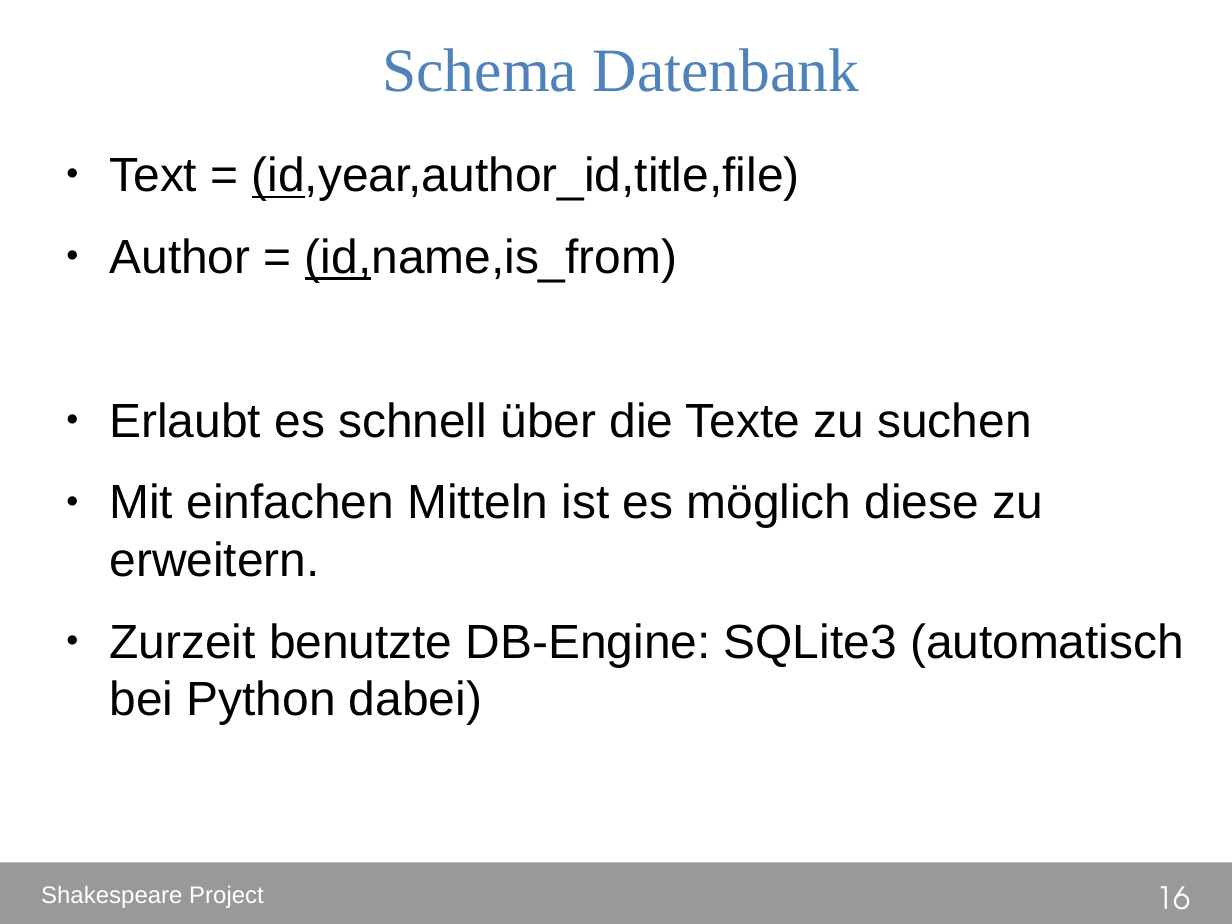
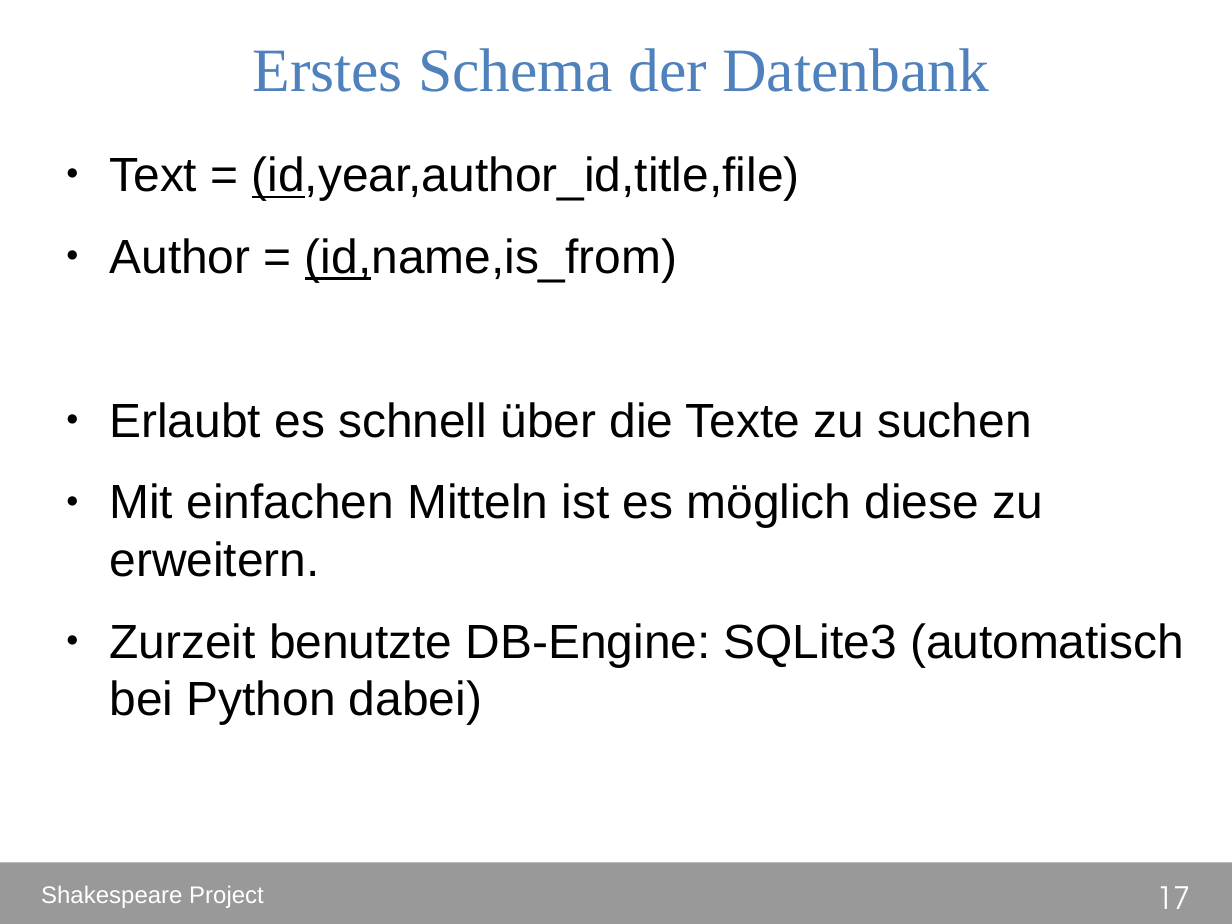
Before and after one commit to DHLeipzig-CurrentTopics-SS2014/shakespeare_project, a slide deck: slide 17 of presentation/presentation.odp (slide 16 before the commit). Drawn at 1232x924 pixels with LibreOffice and Linux fonts; fonts in the diff are those of the drawing. Boxes give left, top, right and bottom in pixels: in the first picture for what was removed or moved away, otherwise in the second. Text is boxed around its words. In the diff, an @@ line names an element or a change of style, - is before the commit and + after.

```diff
--- a/presentation/presentation.odp
+++ b/presentation/presentation.odp
@@ title at box(252, 48, 989, 92): text changed @@
-Schema Datenbank
+Erstes Schema der Datenbank
@@ page number at box(1157, 886, 1191, 909): text changed @@
-16
+17
```
Also in this commit, not shown: 2 other slides changed, 1 slide added.
